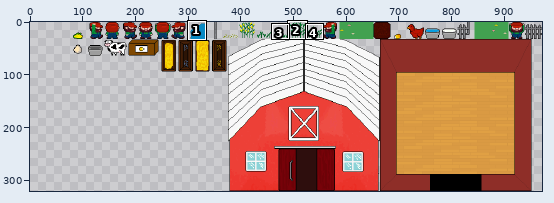
Sprite sheet -- spritesheet/assets.png. Above: a wide view before the commit, with the close-up outlined.
Close-up. Earlier state:
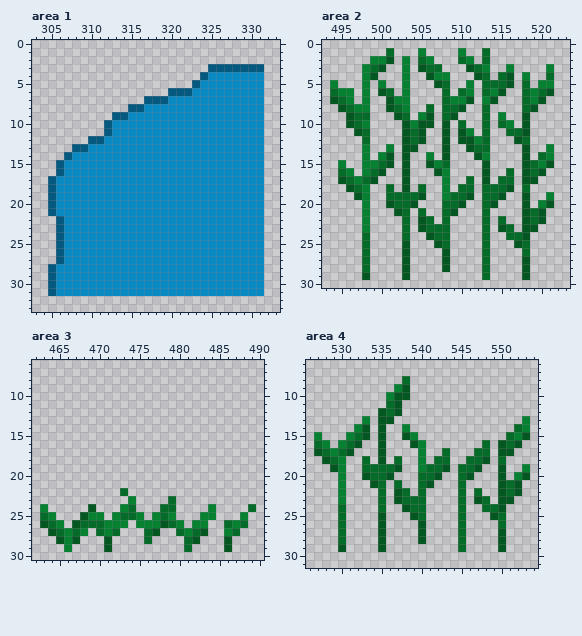
The file is 896x320 pixels. Colours within 5 levels of each other are drawn and written as one. Shown: area 1: x 303..333, y 0..33; area 2: x 493..523, y 0..30; area 3: x 462..490, y 6..30; area 4: x 526..554, y 6..31. The old version is drawn lined up with the new one, on the new canvas. The commit also changed other parts of the picture, which this record leaves out.
Once edited:
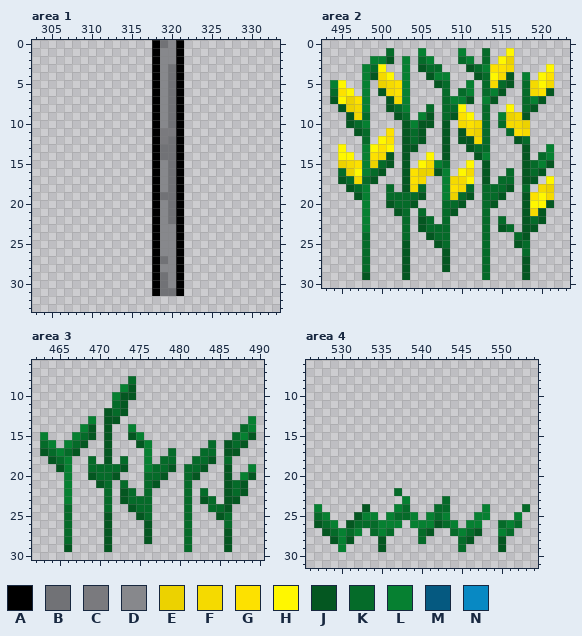
Palette (. is transparent): A #000000  B #717276  C #7a7a7e  D #87888c  E #ecd200  F #f5da00  G #fde100  H #fff700  J #045721  K #056b29  L #068031  M #055980  N #0889c3
Difference:
canvas 896x320 -> 972x320, the old top-left corner now at 76,0
Changed rows in their new state; - is an unchanged pixel.
Area 1:
first column x 305:
 0 -------------ABDA----------
 1 -------------ADDA----------
 2 -------------ADDA----------
 3 -------------ADBA---.......
 4 -------------ADBA--........
 5 -------------ADBA-.........
 6 -------------ADBA..........
 7 ------------.ADBA..........
 8 ----------...ADBA..........
 9 --------.....ADBA..........
10 -------......ADBA..........
11 -------......ACCA..........
12 -----........ACBA..........
13 ---..........ABBA..........
14 --...........ABBA..........
15 -............ADBA..........
16 -............ADBA..........
17 .............ADBA..........
18 .............ADBA..........
19 .............ABBA..........
20 .............ADBA..........
21 .............ADBA..........
22 -............ADBA..........
23 -............ADDA..........
24 -............ADDA..........
25 -............ADDA..........
26 -............ADDA..........
27 -............ABDA..........
28 .............ADDA..........
29 .............ABDA..........
30 .............ABDA..........
31 .............ABBA..........
Area 2:
first column x 495:
 1 ---------------------H-----
 2 --------------------HE-----
 3 -----H-------------GGF----H
 4 -----FH------------HF----HG
 5 H----EFG-----------F----FHF
 6 GH----FG----------------FG-
 7 HEG----F-------------------
 8 -EF------------H-----H-----
 9 --F------------GH----EF----
10 ---------------FGF---FFE---
11 ------G---------FE----GF---
12 -----HG----------F---------
13 H---HGH--------------------
14 HH--GF-----H---------------
15 EFG-E-----HF----H----------
16 -EH------GEE---HF----------
17 --F------GF---FFH---------H
18 ---------F----GF---------FE
19 --------------E---------GHF
20 ------------------------HH-
21 ------------------------F--
24 ---------------------.-----
Area 3:
first column x 463:
 8 -----------K---------------
 9 ----------LJ---------------
10 ---------LJJ---------------
11 ---------KJ----------------
12 --------JKJ----------------
13 ------L-JJ----------------L
14 -----LJ-J--L-------------KL
15 L---LKJ-J--JL-----------KLJ
16 KL-LKJ--J---JL-------K-JKJ-
17 JKLKJ---J----L--K---KK-JJ--
18 -JKL--K-J-K--L-KK--KKJ-K---
19 --JL--KKKKJ--LKKJ-KKJ--J--L
20 ---L--JKKJ---KKJ--KJ---J-LJ
21 ---L---JK-K--KJ---K----JKJ-
22 ---L----K-JK-K----K-K--JKJ-
23 ---L----K-JKKK--.-K-JK-JJ--
24 .--K--.-K-.JKK-..-K--KKJ--.
25 ..-K-...J...JK...-K-..JK-.-
26 ...K....J..-.J....K..---..-
27 -..K..-.J.---J.--.K..--J.--
28 --.K.--------J-----.-------
29 ---J-----------------------
Area 4:
first column x 527:
 8 -----------.---------------
 9 ----------..---------------
10 ---------...---------------
11 ---------..----------------
12 --------...----------------
13 ------.-..----------------.
14 -----..-.--.-------------..
15 .---...-.--..-----------...
16 ..-...--.---..-------.-...-
17 .....---.----.--.---..-..--
18 -...--.-.-.--.-..--...-.---
19 --..--.....--....-...--.--.
20 ---.--....---...--..---.-..
21 ---.---..-.--..---.----...-
22 ---.----.-K.-.----.-.--...-
23 ---.----.-.L..--K-.-..-..--
24 L--.--J-.-LK..-KK-.--L..--K
25 KL-.-JLL.LKKL.LKL-.-LL..-L-
26 JKL.JKKKLLL-LLLJKL.LL---LK-
27 -JKLKL-KLK---KJ--KLKJ--LK--
28 --JLJ--------K-----J-------
29 ---L-----------------------
Pixel boxes of the changes (left, top, right, bottom) in both close-ups:
changed: (48, 40, 264, 296)
changed: (338, 48, 554, 240)
changed: (40, 376, 256, 552)
changed: (314, 376, 530, 552)
